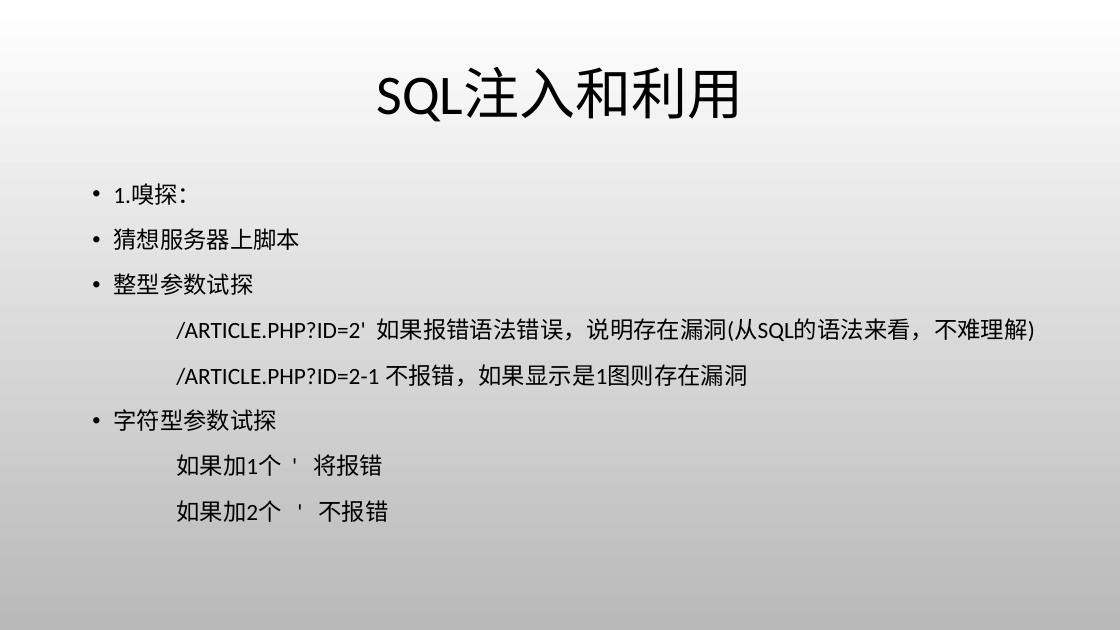
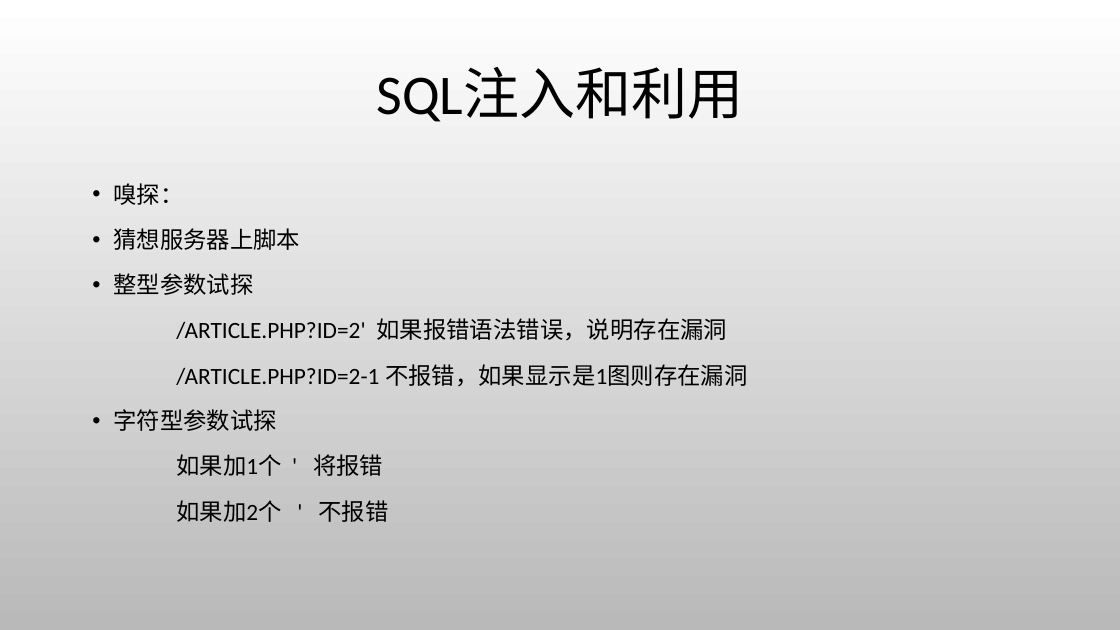
Before and after one commit to CUCCS/ns, a slide deck: slide 12 of 2016-2/zc_snRNA/FlippedClassroom_FromSqlInjectionToShell/From SQL injection to Shell.pptx (slide 10 before the commit). Drawn at 1120x630 pixels with LibreOffice and Linux fonts; fonts in the diff are those of the drawing; background and template pictures are left out. Boxes give left, top, right and bottom in pixels: in the first picture for what was removed or moved away, otherwise in the second. Text is boxed around its words. In the diff, an @@ line names an element or a change of style, - is before the commit and + after.

```diff
--- a/2016-2/zc_snRNA/FlippedClassroom_FromSqlInjectionToShell/From SQL injection to Shell.pptx
+++ b/2016-2/zc_snRNA/FlippedClassroom_FromSqlInjectionToShell/From SQL injection to Shell.pptx
@@ text at (x1=113, y1=183, x2=183, y2=205): text changed @@
-• 1.嗅探：
+• 嗅探：
@@ text at (x1=176, y1=318, x2=728, y2=341): text changed @@
-/ARTICLE.PHP?ID=2' 如果报错语法错误，说明存在漏洞(从SQL的语法来看，不难理解)
+/ARTICLE.PHP?ID=2' 如果报错语法错误，说明存在漏洞
```
Also in this commit, not shown: 9 other slides changed, 18 slides added, 9 slides removed.
